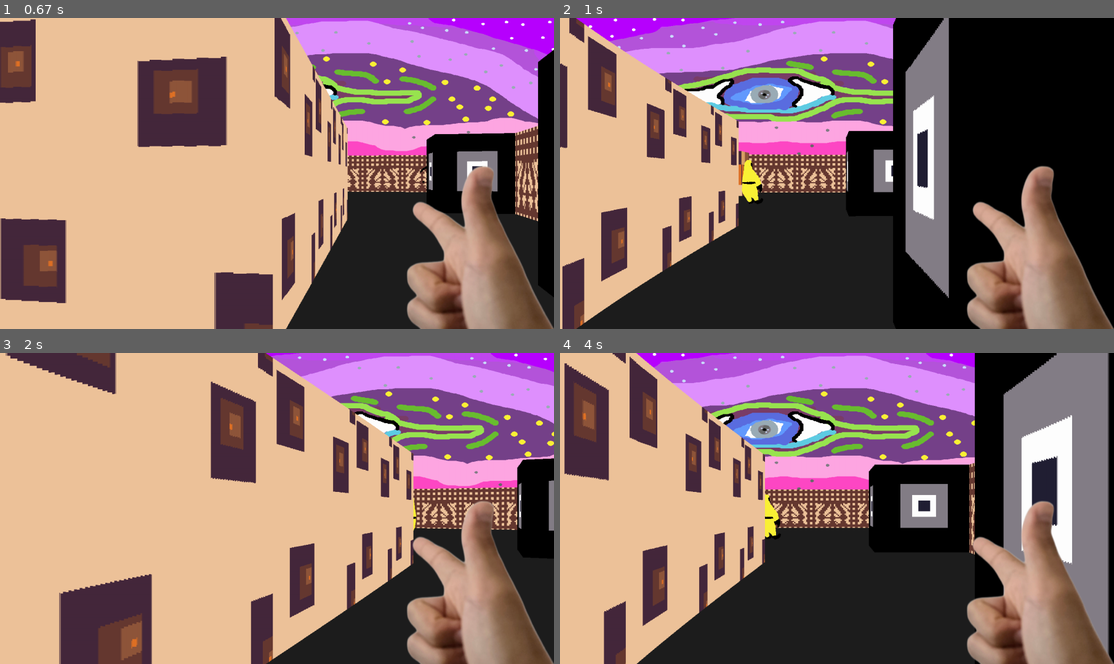
Above: before the commit, frames 1-4 (two rows, left to right).
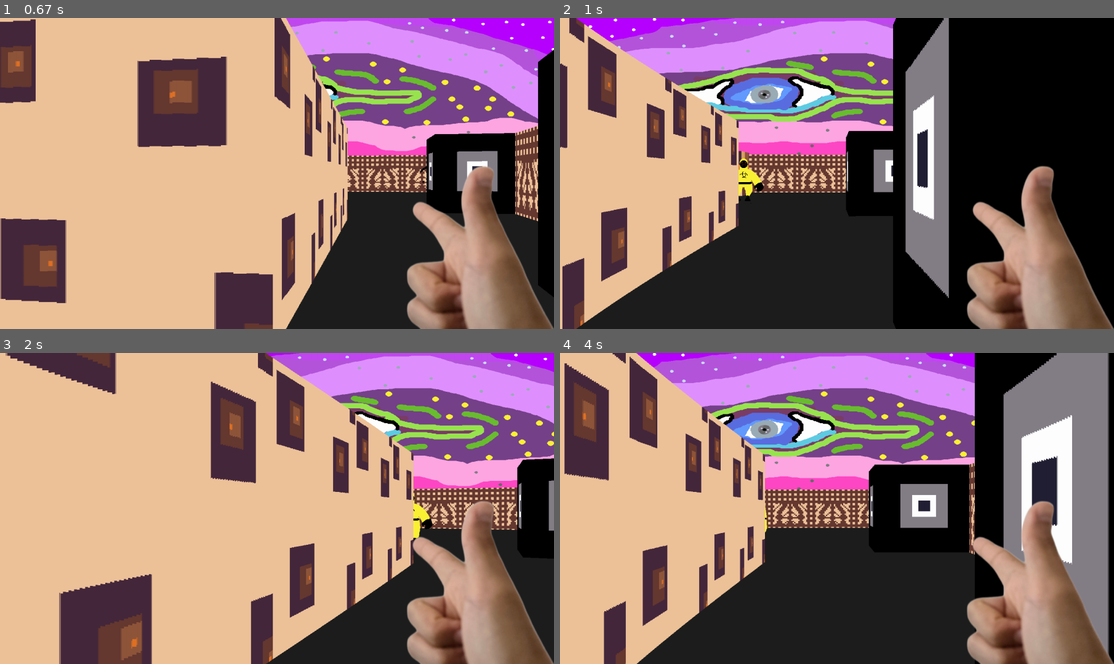
Above: after the commit, the same moments.

Repository: kyrusoo/uni-pygame
Game: pygame game, started from maze/main.py
Two runs of this game, one before a commit and one after it. Both use one fixed random seed, a clock stepped at 60 frames per second and the inputs below.
Inputs (mouse positions are in pixels of both pictures, inside the frame that each line leads up to):
- Up to frame 1 (0.67 s): hold D from 0.33 s (still down); move the mouse to (254, 185) at 0.37 s
- Up to frame 2 (1 s): release D at 0.8 s; hold W from 0.83 s (still down); move the mouse to (1014, 164) at 0.87 s
- Up to frame 3 (2 s): release W at 1.13 s; hold D 1.17-1.63 s; move the mouse to (282, 530) at 1.2 s; hold A from 1.67 s (still down); move the mouse to (144, 511) at 1.7 s
- Up to frame 4 (4 s): release A at 2.2 s; hold S 2.23-2.53 s; move the mouse to (892, 576) at 2.27 s; hold A 2.57-2.97 s; move the mouse to (665, 580) at 2.6 s; hold W 3-3.37 s; move the mouse to (920, 399) at 3.03 s; hold D from 3.4 s (still down); move the mouse to (1041, 617) at 3.43 s

Frame 1 is identical in both runs. In frame 2, 0.3% of the frame differs, in the area x 32-37%, y 45-60%; in frame 3, 0.2%; in frame 4, 0.3%.

Commit message:
feat: expeditor follows you

Diff:
--- a/maze/npc.py
+++ b/maze/npc.py
@@ -27,6 +27,23 @@
         self.get_sprite()
         self.run_logic()
         # self.draw_ray_cast()
+
+    def check_wall(self, x, y):
+        return (x,y) not in self.game.map.world_map
+
+    def check_wall_collision(self, dx, dy):
+        if self.check_wall(int(self.x + dx * self.size), int(self.y)):
+            self.x += dx
+        if self.check_wall(int(self.x), int(self.y + dy * self.size)):
+            self.y += dy
+
+    def movement(self):
+        next_pos = self.game.player.map_pos
+        next_x, next_y = next_pos
+        angle = math.atan2(next_y + 0.5 - self.y, next_x + 0.5 - self.x)
+        dx = math.cos(angle) * self.speed
+        dy = math.sin(angle) * self.speed
+        self.check_wall_collision(dx, dy)
 
     def animate_death(self):
         if not self.alive:
@@ -59,8 +76,14 @@
         if self.alive:
             self.ray_cast_value = self.ray_cast_player_npc()
             self.check_hit_in_npc()
+
             if self.pain:
                 self.animate_pain()
+
+            elif self.ray_cast_value:
+                self.animate(self.walk_images)
+                self.movement()
+
             else:
                 self.animate(self.idle_images)
         else:
